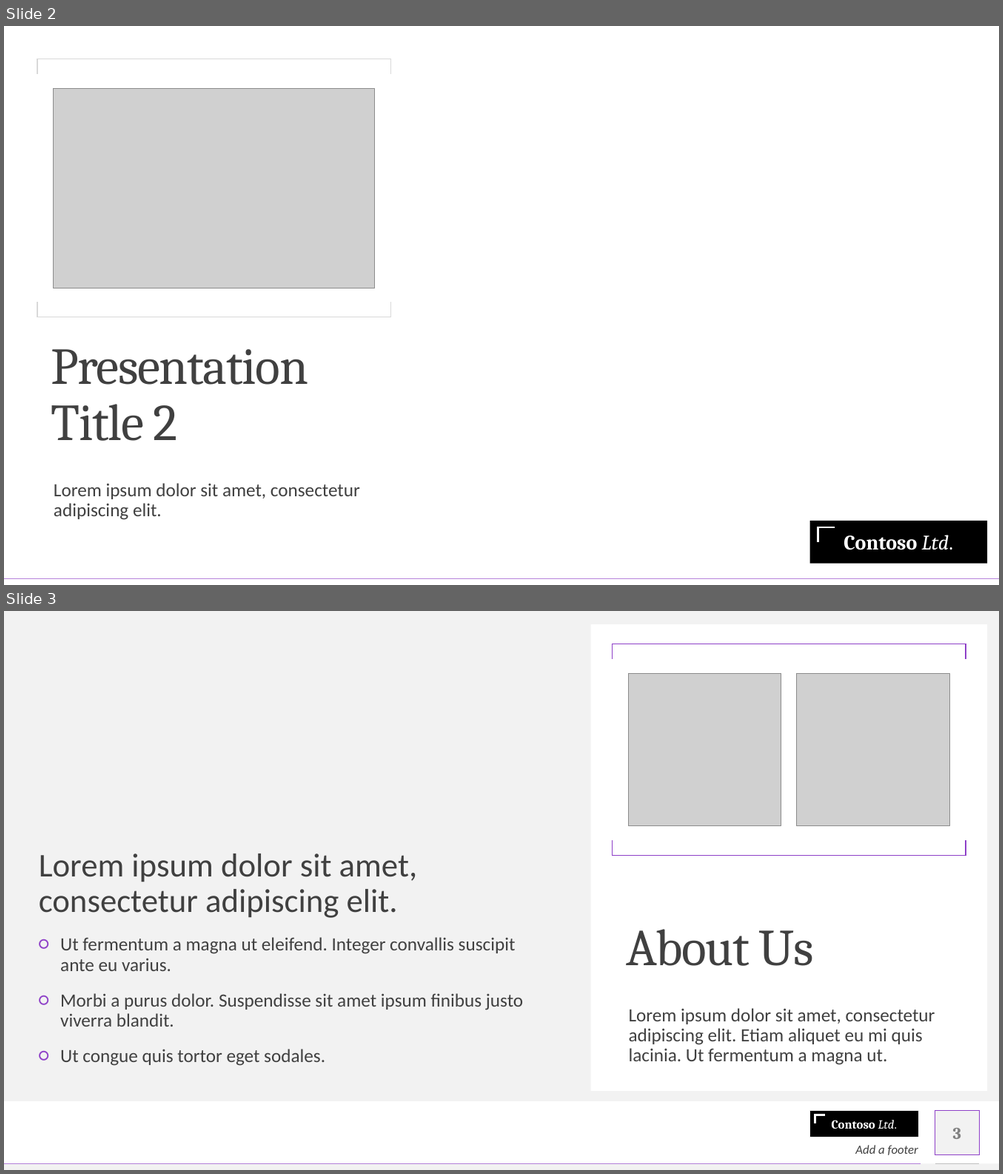
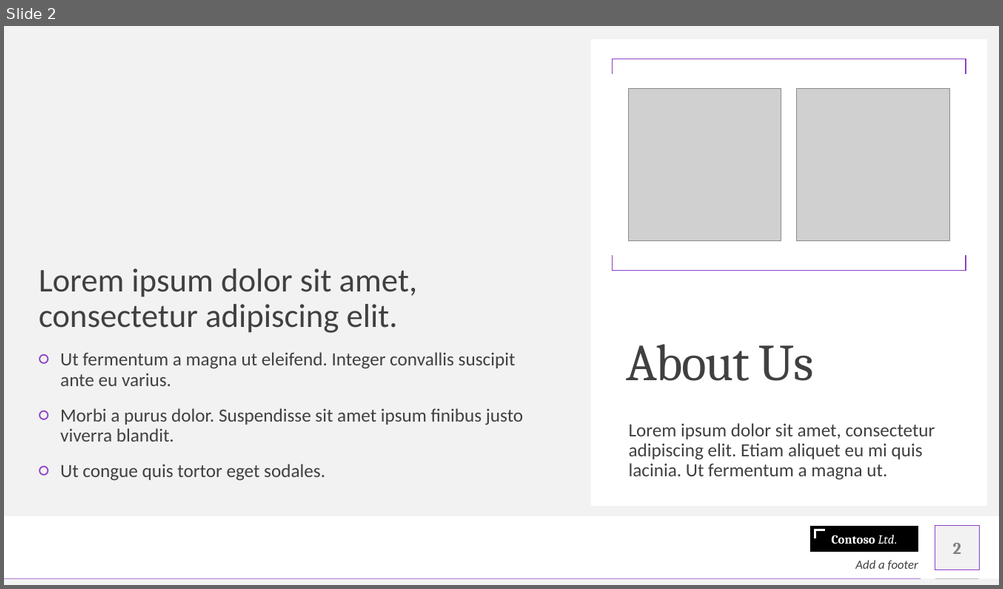
Before and after one commit to yanthedeveloper/Project1, a slide deck: Housing Market Presentation Draft.pptx. Shown one above the other, each under a label of ours: slides 2 and 3 before the commit, slide 2 after it. The pictures are 1003x1174 and 1003x589 pixels, drawn with LibreOffice and Linux fonts; fonts in the diff are those of the drawing; grey boxes stand for pictures; background and template pictures are left out. Boxes give left, top, right and bottom in pixels: in the first picture for what was removed or moved away, otherwise in the second. Text is boxed around its words. In the diff, an @@ line names an element or a change of style, - is before the commit and + after.

```diff
--- a/Housing Market Presentation Draft.pptx
+++ b/Housing Market Presentation Draft.pptx
@@ slide 2 removed at (4,26,999,585), background picture (left out) @@
@@ freeform shape removed at (37,59,391,74) @@
@@ picture removed at (54,89,374,289) @@
@@ freeform shape removed at (37,302,391,317) @@
@@ title removed at (51,349,308,441) @@
-Presentation
-Title 2
@@ subtitle removed at (54,483,360,520) @@
-Lorem ipsum dolor sit amet, consectetur adipiscing elit.
@@ rectangle removed at (810,521,987,564) @@
-Contoso Ltd.
@@ freeform shape removed at (818,528,834,543) @@
@@ rectangle removed at (4,580,999,580) @@
@@ what was slide 3 is now slide 2 @@
@@ page number at (953,543,961,554): text changed @@
-3
+2
```
Also in this commit, not shown: 2 slides changed, 1 other file.
